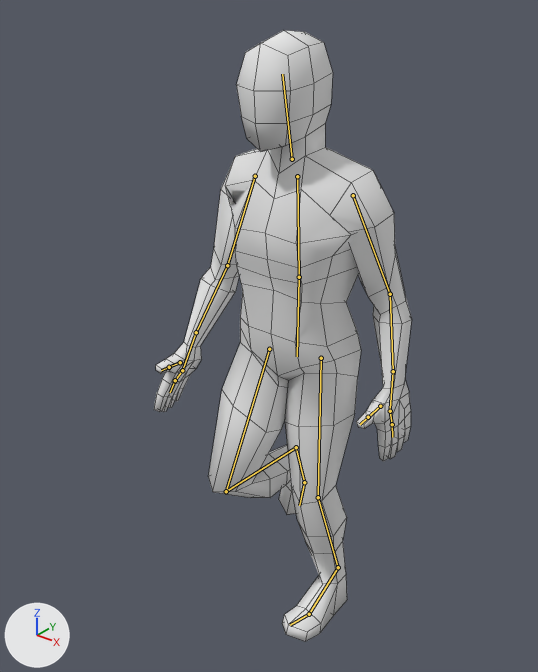
Two versions of the Blender file Assets/Models/Player/Human.blend, one commit apart.
Rendered twice from a camera (50 mm lens) standing at (1.134, -1.483, 1.905) and looking at (-0.073, 0.026, 0.969). Arrows for +X, +Y and +Z are at lower left; the lights stay in place. Both versions are drawn at frame 15 of the action 'Walk'; the numbers are the values there. The bones that bend it are drawn over the model as lines. Mesh edges are drawn as thin lines.

The first picture shows 'Man'.
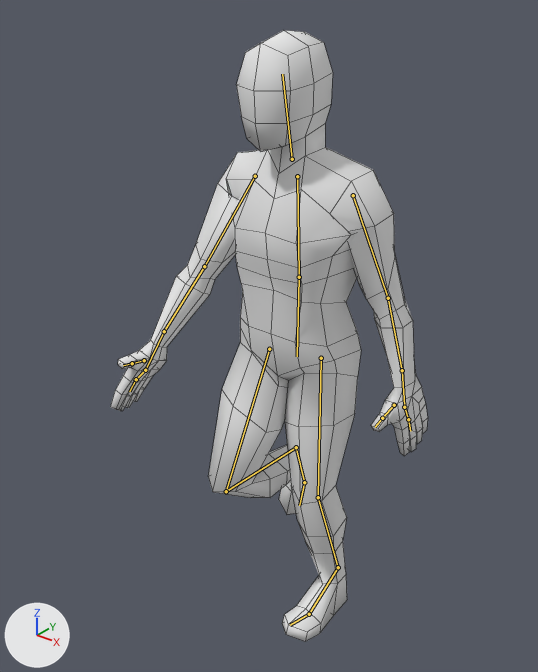
Where the change shows, as pixel boxes [x1, y1, x2, y2] in the pictures (538 x 672 px):
'Man', posed (23% wider): before [154, 30, 412, 641]; after [110, 30, 428, 641]
bone 'Upperarm.Right', root to tip: before (255, 176) to (227, 265); after (255, 176) to (204, 266)
bone 'Forearm.Right', root to tip: before (227, 265) to (196, 332); after (204, 266) to (164, 331)
bone 'Upperarm.Left', root to tip: before (353, 195) to (390, 294); after (353, 195) to (388, 298)
bone 'Forearm.Left', root to tip: before (390, 294) to (393, 371); after (388, 298) to (402, 370)

The change in detail:
Bone 'Upperarm.Right' (bone_upperarm_right) turns from (6, -9, 73) to (24, -4, 71) degrees about its own x, y and z.
Bone 'Forearm.Right' (bone_forearm_right) turns from (19, 5, 2) to (7, 3, 3) degrees about its own x, y and z.
Bone 'Upperarm.Left' (bone_upperarm_left) turns from (-14, 14, -80) to (-10, 12, -78) degrees about its own x, y and z.
Bone 'Forearm.Left' (bone_forearm_left) turns from (14, -3, -2) to (0, 0, -4) degrees about its own x, y and z.
